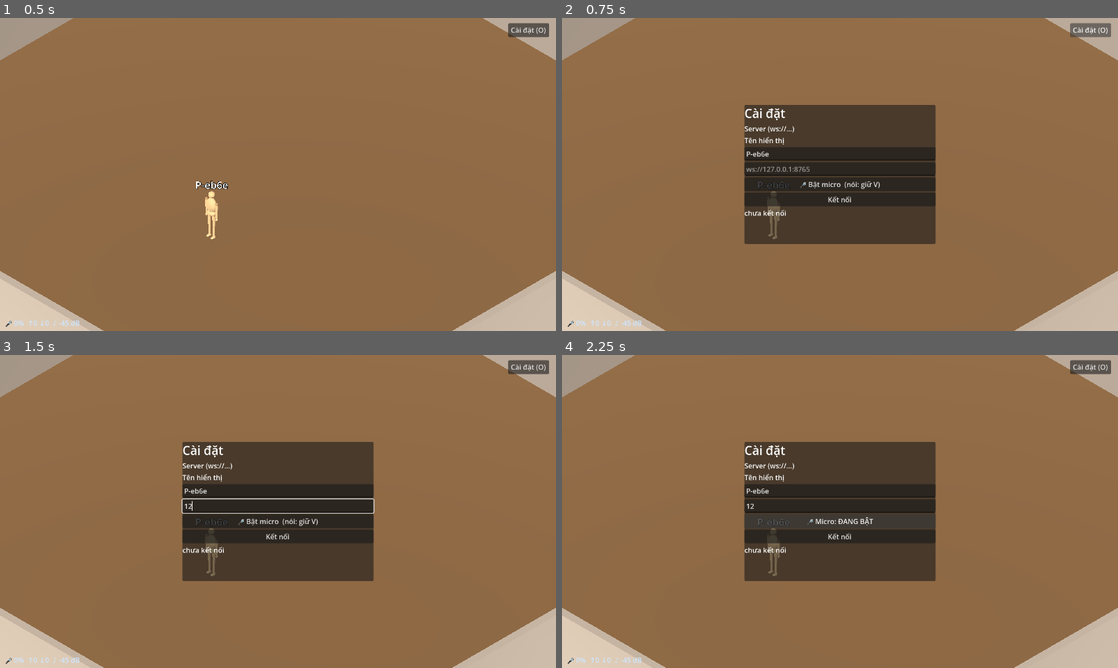
Above: before the commit, frames 1-4 (two rows, left to right).
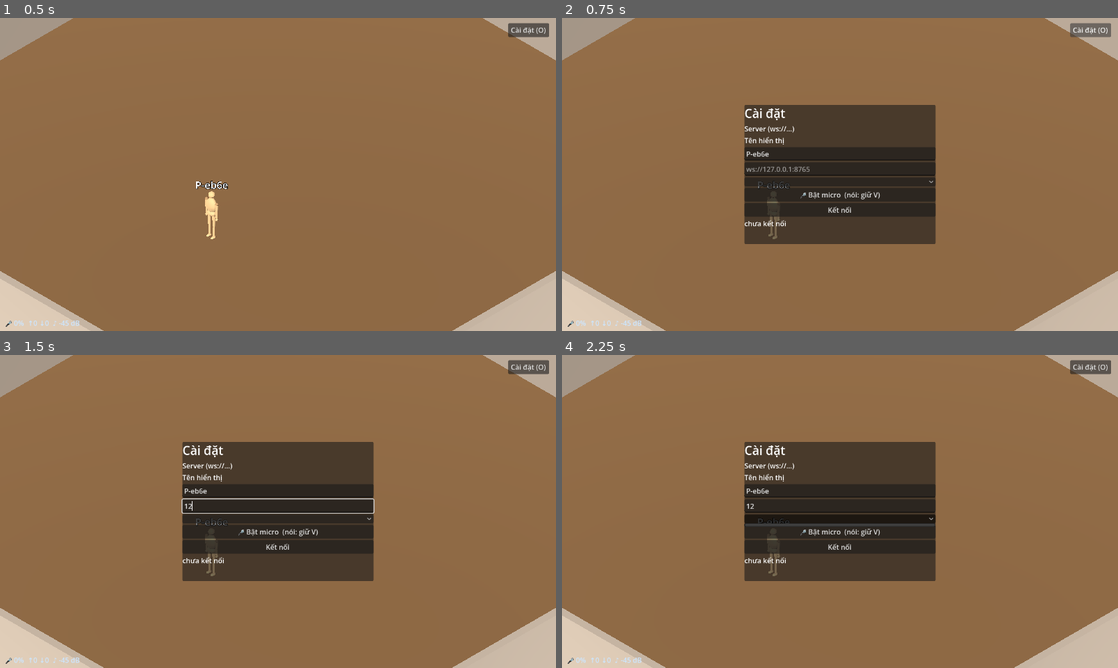
Above: after the commit, the same moments.

Repository: hieubqdsm/crime-in-clock-tower
Game: Godot game, scene res://scenes/main/Main.tscn
The game is run twice, just before and just after one commit, with the same random seed, the same clock (stepped at 60 frames per second) and the same inputs.
Inputs (mouse positions are in pixels of both pictures, inside the frame that each line leads up to):
- Up to frame 1 (0.5 s): no input
- Up to frame 2 (0.75 s): click "Cài đặt (O)" at 0.5 s
- Up to frame 3 (1.5 s): click (278, 505) at 1.27 s; type "12" at 1.35 s
- Up to frame 4 (2.25 s): click (840, 517) at 2.02 s

Frame 1 is identical in both runs. In frame 2, 1.8% of the frame differs, in the area x 32-68%, y 52-67%; in frame 3, 1.8%; in frame 4, 2.5%, in the area x 32-68%, y 51-67%.
Error before the commit: Invalid call. Nonexistent function 'get_frames' in base 'AudioEffectCapture'. (res://scenes/net/voice_capture.gd:171)

Commit message:
F-004: mic device dropdown in Options (enumerateDevices + exact-deviceId re-grant), input gain x3 (speech was 4-12%), remote playback switched generator->WAV-swap (proven audible path)

Diff:
--- a/scenes/main/OptionsUI.tscn
+++ b/scenes/main/OptionsUI.tscn
@@ -58,6 +58,10 @@
 layout_mode = 2
 placeholder_text = "ws://127.0.0.1:8765"
 
+[node name="MicOption" type="OptionButton" parent="Panel/VBox"]
+layout_mode = 2
+item_count = 0
+
 [node name="MicBtn" type="Button" parent="Panel/VBox"]
 layout_mode = 2
 text = "🎤 Bật micro  (nói: giữ V)"
@@ -73,3 +77,4 @@
 [connection signal="pressed" from="Panel/VBox/ConnectBtn" to="." method="_on_connect_pressed"]
 [connection signal="pressed" from="GearBtn" to="." method="_on_gear_pressed"]
 [connection signal="pressed" from="Panel/VBox/MicBtn" to="." method="_on_mic_pressed"]
+[connection signal="item_selected" from="Panel/VBox/MicOption" to="." method="_on_mic_option_selected"]
--- a/scenes/main/main.gd
+++ b/scenes/main/main.gd
@@ -38,6 +38,7 @@
 	_options.connect_requested.connect(_on_connect_requested)
 	_options.mic_toggle_requested.connect(_on_mic_toggle)
 	_options.disconnect_requested.connect(_on_disconnect)
+	_options.mic_selected.connect(_on_mic_selected)
 
 
 func _process(_delta: float) -> void:
@@ -46,6 +47,10 @@
 		var moving := Vector2(_player.velocity.x, _player.velocity.z).length() > 0.3
 		_net.set_own_state(_player.global_position.x, _player.global_position.z,
 			model.rotation.y, moving)
+	if Engine.get_process_frames() % 30 == 0:
+		var devs: Array = _voice.list_devices()
+		if not devs.is_empty():
+			_options.set_mic_devices(devs)
 	if Engine.get_process_frames() % 10 == 0:
 		var near_vol := -999.0
 		for t in get_tree().get_nodes_in_group("sound_tokens"):
@@ -117,6 +122,15 @@
 		_remote_players[id].receive_voice(pcm, pos)
 
 
+var _mic_ids: Array = []
+
+
+func _on_mic_selected(index: int) -> void:
+	var devs: Array = _voice.list_devices()
+	if index < devs.size():
+		_voice.select_device(String(devs[index].get("id", "")))
+
+
 func _on_mic_toggle() -> void:
 	var ok: bool = _voice.enable()
 	_options.set_mic_status(ok)
--- a/scenes/main/options_ui.gd
+++ b/scenes/main/options_ui.gd
@@ -7,6 +7,7 @@
 signal connect_requested(url: String, player_name: String)
 signal disconnect_requested
 signal mic_toggle_requested
+signal mic_selected(index: int)
 
 const DEFAULT_URL := "ws://127.0.0.1:8765"   # not localhost: webviews may
                                              # resolve ::1 while the room
@@ -17,6 +18,7 @@
 @onready var _url_edit: LineEdit = $Panel/VBox/UrlEdit
 @onready var _name_edit: LineEdit = $Panel/VBox/NameEdit
 @onready var _mic_btn: Button = $Panel/VBox/MicBtn
+@onready var _mic_option: OptionButton = $Panel/VBox/MicOption
 @onready var _connect_btn: Button = $Panel/VBox/ConnectBtn
 @onready var _status: Label = $Panel/VBox/Status
 
@@ -58,6 +60,17 @@
 	_connect_btn.text = "Ngắt kết nối" if ok else "Kết nối"
 
 
+func set_mic_devices(devs: Array) -> void:
+	# devs: [{id, label}] — repopulate without touching the signal wiring.
+	_mic_option.clear()
+	for d in devs:
+		_mic_option.add_item(String(d.get("label", "?")))
+
+
+func _on_mic_option_selected(index: int) -> void:
+	mic_selected.emit(index)
+
+
 func set_mic_status(ok: bool) -> void:
 	_mic_btn.text = "🎤 Micro: ĐANG BẬT" if ok else "🎤 Bật micro  (nói: giữ V)"
 	_mic_btn.disabled = false
--- a/scenes/net/remote_player.gd
+++ b/scenes/net/remote_player.gd
@@ -9,13 +9,17 @@
 ## full inside FULL_RADIUS, inverse-square beyond, silent past RANGE.
 const FULL_RADIUS := 4.0
 const RANGE := 15.0
-const MIX_RATE := 16000.0   # voice chunks are 16 kHz (see voice_capture.gd)
+## Chunks are 16 kHz mono PCM (voice_capture.gd). Playback swaps a dynamic
+## AudioStreamWAV every SWAP_SEC — the sample-based path the music tokens
+## PROVE is audible on every build; the generator path stayed silent on web.
+const SWAP_SEC := 0.3
 
 @onready var _anim: AnimationPlayer = $Mannequin/AnimationPlayer
 @onready var _label: Label3D = $NameLabel
 
 var _voice_player: AudioStreamPlayer
-var _voice_playback: AudioStreamGeneratorPlayback
+var _voice_buf := PackedByteArray()
+var _voice_timer := 0.0
 var _speak_decay := 0.0
 
 var _target := Vector3.ZERO
@@ -44,21 +48,15 @@
 
 
 func setup_voice() -> void:
-	# Per-remote generator stream; frames are pushed by receive_voice().
-	var stream := AudioStreamGenerator.new()
-	stream.mix_rate = int(MIX_RATE)
-	stream.buffer_length = 0.3
+	# Playback = dynamic AudioStreamWAV swaps (see header note).
 	_voice_player = AudioStreamPlayer.new()
 	_voice_player.name = "Voice"
-	_voice_player.stream = stream
 	_voice_player.bus = "Master"
 	add_child(_voice_player)
-	_voice_player.play()
-	_voice_playback = _voice_player.get_stream_playback()
 
 
 func receive_voice(pcm: PackedByteArray, listener_pos: Vector3) -> void:
-	if _voice_playback == null:
+	if _voice_player == null:
 		return
 	_speak_decay = 0.4   # keeps the speaking indicator lit between chunks
 	var d := global_position.distance_to(listener_pos)
@@ -66,12 +64,12 @@
 		return
 	var gain := 1.0 if d <= FULL_RADIUS else (FULL_RADIUS / d) ** 2
 	var n := pcm.size() / 2
-	var frames := PackedVector2Array()
-	frames.resize(n)
+	var scaled := PackedByteArray()
+	scaled.resize(pcm.size())
 	for i in n:
-		var v := pcm.decode_s16(i * 2) / 32768.0 * gain
-		frames[i] = Vector2(v, v)
-	_voice_playback.push_buffer(frames)
+		var v := int(clampf(pcm.decode_s16(i * 2) / 32768.0 * gain, -1.0, 1.0) * 32767.0)
+		scaled.encode_s16(i * 2, v)
+	_voice_buf.append_array(scaled)
 
 
 func is_speaking() -> bool:
@@ -79,6 +77,17 @@
 
 
 func _process(delta: float) -> void:
+	_voice_timer += delta
+	if _voice_timer >= SWAP_SEC and _voice_buf.size() > 0:
+		_voice_timer = 0.0
+		var wav := AudioStreamWAV.new()
+		wav.format = AudioStreamWAV.FORMAT_16_BITS
+		wav.stereo = false
+		wav.mix_rate = 16000
+		wav.data = _voice_buf
+		_voice_buf = PackedByteArray()
+		_voice_player.stream = wav
+		_voice_player.play()
 	_speak_decay = maxf(0.0, _speak_decay - delta)
 	_label.modulate = Color(0.55, 1.0, 0.55) if _speak_decay > 0.0 else Color.WHITE
 	if _seen:
--- a/scenes/net/voice_capture.gd
+++ b/scenes/net/voice_capture.gd
@@ -39,7 +39,13 @@
       throw new Error('mediaDevices unavailable');
     const stream = await navigator.mediaDevices.getUserMedia({audio: {echoCancellation: true, noiseSuppression: true}});
     const track = stream.getAudioTracks()[0];
+    window.__micDeviceId = track && track.getSettings ? (track.getSettings().deviceId || null) : null;
     window.__micLabel = track && track.label ? track.label : 'default microphone';
+    try {
+      const devs = await navigator.mediaDevices.enumerateDevices();
+      window.__citMicList = devs.filter(d => d.kind === 'audioinput')
+        .map(d => ({id: d.deviceId, label: d.label || ('micro ' + String(d.deviceId).slice(0, 8))}));
+    } catch (e) { window.__citMicList = []; }
     const ctx = new (window.AudioContext || window.webkitAudioContext)();
     if (ctx.state === 'suspended') await ctx.resume();
     window.__micCtx = ctx;
@@ -59,11 +65,11 @@
           const a = Math.floor(j * RATE_IN / RATE_OUT), b = Math.floor((j + 1) * RATE_IN / RATE_OUT);
           let s = 0, n = 0;
           for (let k = a; k < b; k++) { s += seg[k] || 0; n++; }
-          const v = n ? s / n : 0;
+          const v = (n ? s / n : 0) * (window.__citGain || 3.0);
           sq += v * v;
           pcm16[j] = Math.max(-32768, Math.min(32767, Math.round(v * 32767)));
         }
-        window.__micLevel = Math.sqrt(sq / CHUNK);
+        window.__micLevel = Math.min(1.0, Math.sqrt(sq / CHUNK));
         const bytes = new Uint8Array(pcm16.buffer);
         let bin = '';
         for (let q = 0; q < bytes.length; q++) bin += String.fromCharCode(bytes[q]);
@@ -80,6 +86,70 @@
   }
 })()
 """
+
+
+func list_devices() -> Array:
+	## [{id, label}] on web after permission; [] before grant or on desktop.
+	if not OS.has_feature("web"):
+		return []
+	var raw = JavaScriptBridge.eval(
+		"(function(){ var l = window.__citMicList || []; return JSON.stringify(l); })()")
+	var arr = JSON.parse_string(String(raw)) if raw is String else []
+	return arr if arr is Array else []
+
+
+func select_device(device_id: String) -> void:
+	if not OS.has_feature("web"):
+		return
+	JavaScriptBridge.eval("(function(){ window.__citGain = 3.0; window.__citMicQueue = []; })()")
+	JavaScriptBridge.eval("""
+(async function(){
+  try {
+    if (window.__citMicStop) { try { window.__citMicStop(); } catch (e) {} }
+    const stream = await navigator.mediaDevices.getUserMedia({audio: {deviceId: {exact: '%s'}, echoCancellation: true, noiseSuppression: true}});
+    const track = stream.getAudioTracks()[0];
+    window.__micDeviceId = (track.getSettings ? track.getSettings().deviceId : null) || null;
+    window.__micLabel = track.label || 'selected micro';
+    const ctx = new (window.AudioContext || window.webkitAudioContext)();
+    if (ctx.state === 'suspended') await ctx.resume();
+    const src = ctx.createMediaStreamSource(stream);
+    const proc = ctx.createScriptProcessor(4096, 1, 1);
+    const RATE_IN = ctx.sampleRate, RATE_OUT = 16000, CHUNK = Math.floor(RATE_OUT * 0.1);
+    let carry = [];
+    proc.onaudioprocess = (e) => {
+      const d = e.inputBuffer.getChannelData(0);
+      for (let i = 0; i < d.length; i++) carry.push(d[i]);
+      const need = Math.floor(RATE_IN * 0.1);
+      while (carry.length >= need) {
+        const seg = carry.splice(0, need);
+        const pcm16 = new Int16Array(CHUNK);
+        let sq = 0;
+        for (let j = 0; j < CHUNK; j++) {
+          const a = Math.floor(j * RATE_IN / RATE_OUT), b = Math.floor((j + 1) * RATE_IN / RATE_OUT);
+          let s = 0, n = 0;
+          for (let k = a; k < b; k++) { s += seg[k] || 0; n++; }
+          const v = (n ? s / n : 0) * (window.__citGain || 3.0);
+          sq += v * v;
+          pcm16[j] = Math.max(-32768, Math.min(32767, Math.round(v * 32767)));
+        }
+        window.__micLevel = Math.min(1.0, Math.sqrt(sq / CHUNK));
+        const bytes = new Uint8Array(pcm16.buffer);
+        let bin = '';
+        for (let q = 0; q < bytes.length; q++) bin += String.fromCharCode(bytes[q]);
+        window.__citMicQueue.push(btoa(bin));
+        if (window.__citMicQueue.length > 20) window.__citMicQueue.shift();
+      }
+    };
+    const sink = ctx.createGain(); sink.gain.value = 0;
+    src.connect(proc); proc.connect(sink); sink.connect(ctx.destination);
+    window.__citMicStop = () => { try { proc.disconnect(); src.disconnect(); track.stop(); ctx.close(); } catch (e) {} };
+  } catch (err) {
+    window.__micError = String(err && err.name ? err.name + ': ' + err.message : err);
+  }
+})()
+""" % device_id, true)
+	device_name = ""
+	print("[mic] switching to device: ", device_id)
 
 
 func enable() -> bool:
